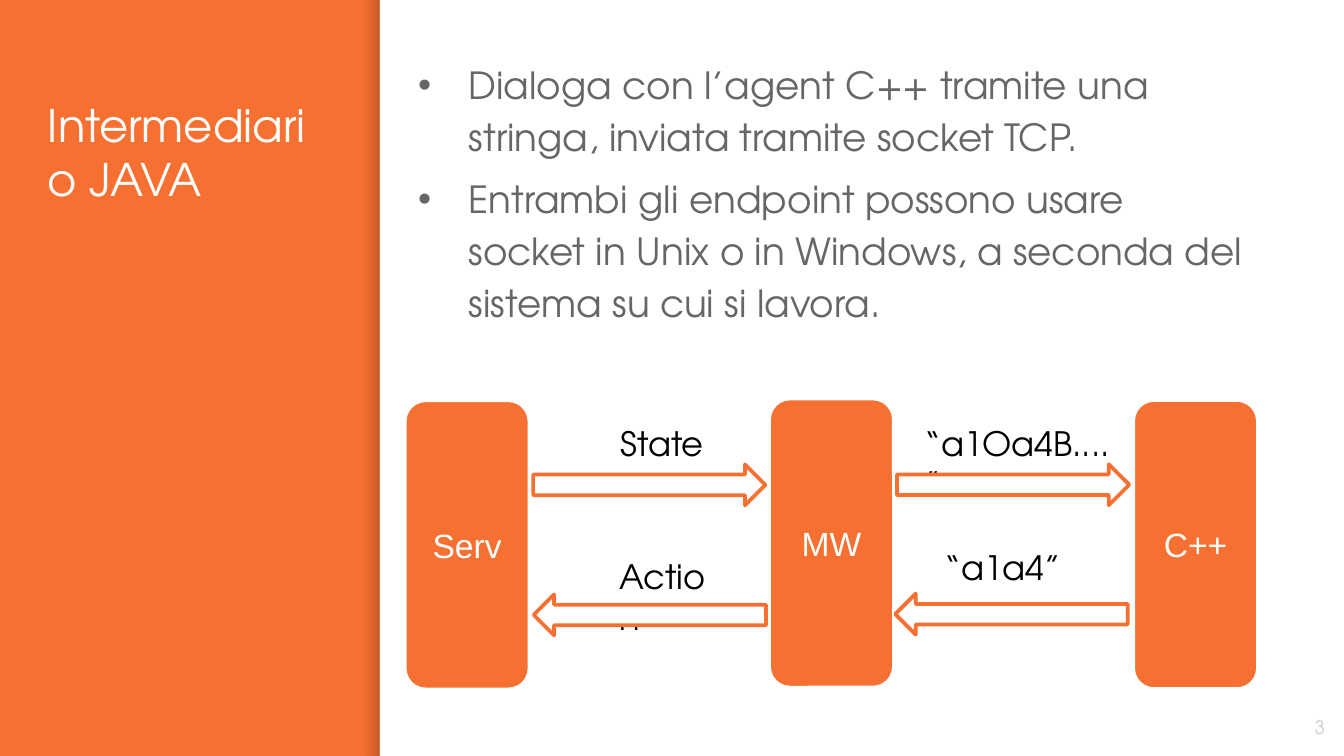
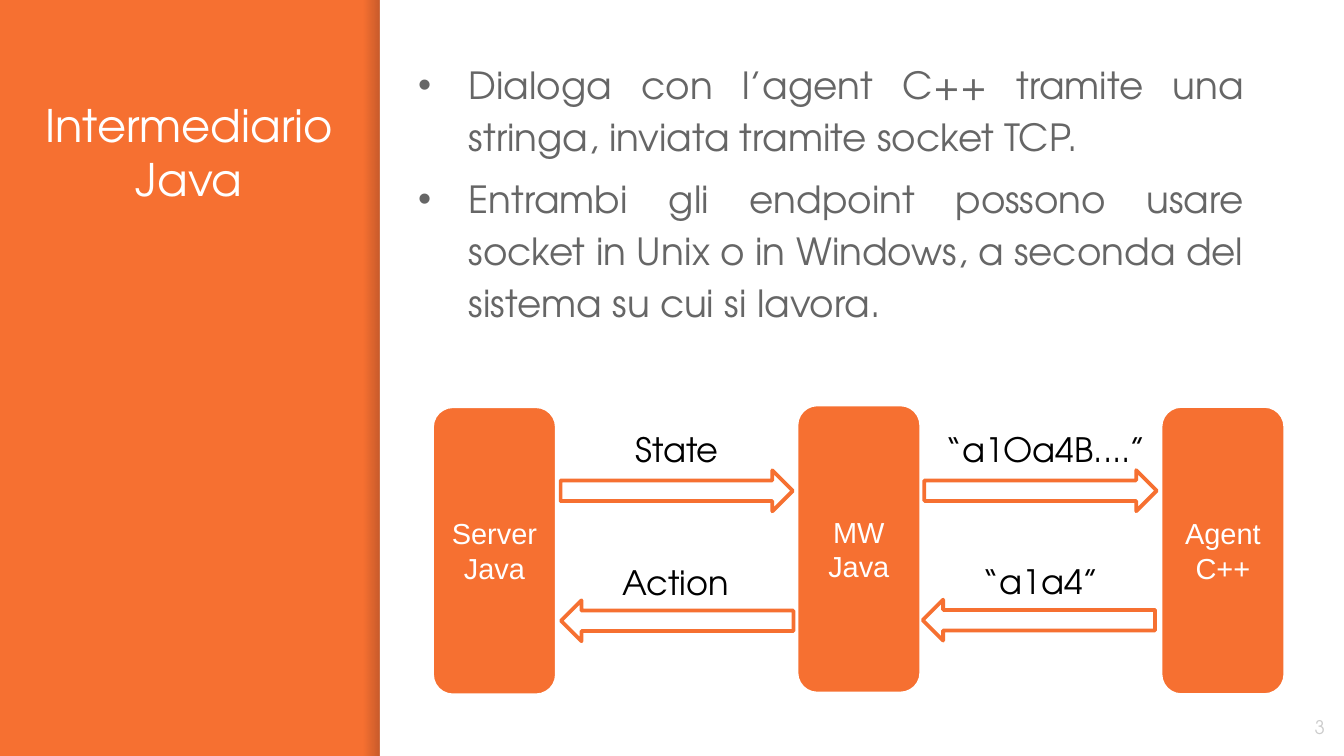
Before and after one commit to graitanto21/MillGates, a slide deck: slide 3 of Presentation/MillGates.pptx. Drawn at 1344x756 pixels with LibreOffice and Linux fonts; fonts in the diff are those of the drawing. Boxes give left, top, right and bottom in pixels: in the first picture for what was removed or moved away, otherwise in the second. Text is boxed around its words. In the diff, an @@ line names an element or a change of style, - is before the commit and + after.

```diff
--- a/Presentation/MillGates.pptx
+++ b/Presentation/MillGates.pptx
@@ text "Dialoga con l’agent C++ tramite ..." at (x1=469, y1=71, x2=1244, y2=318): alignment left to justified @@
@@ title at (x1=46, y1=109, x2=333, y2=197): text changed @@
-Intermediario JAVA
+Intermediario Java
@@ 3 right arrows, 2 rounded rectangles moved together from (x1=405, y1=401, x2=1258, y2=689) to (x1=431, y1=406, x2=1285, y2=695) @@
@@ rounded rectangle "MW" moved from (x1=769, y1=398, x2=894, y2=687) to (x1=797, y1=405, x2=922, y2=694) @@
@@ text "State" moved from (x1=620, y1=430, x2=703, y2=473) to (x1=635, y1=436, x2=718, y2=479) @@
@@ text "“a1Oa4B....”" moved from (x1=924, y1=430, x2=1110, y2=473) to (x1=945, y1=436, x2=1145, y2=479) @@
@@ right arrow moved from (x1=896, y1=464, x2=1129, y2=505) to (x1=925, y1=470, x2=1157, y2=512) @@
@@ text in rounded rectangle at (x1=452, y1=524, x2=537, y2=580): text changed; size 18 to 15.5 pt @@
-Serv
+Server
+Java
@@ text in rounded rectangle at (x1=833, y1=523, x2=884, y2=543): size 18 to 15.5 pt in "MW" @@
@@ text in rounded rectangle at (x1=1185, y1=524, x2=1261, y2=550): paragraph added @@
+Agent
@@ text "Action" moved from (x1=606, y1=550, x2=731, y2=603) to (x1=623, y1=570, x2=730, y2=612) @@
@@ text in rounded rectangle at (x1=828, y1=557, x2=889, y2=578): paragraph added @@
+Java
@@ alignment left to centre in 4 elements at (x1=945, y1=436, x2=1145, y2=479), (x1=635, y1=436, x2=718, y2=479), (x1=623, y1=570, x2=730, y2=612), (x1=983, y1=569, x2=1099, y2=611) @@
@@ text "“a1a4”" moved from (x1=944, y1=555, x2=1060, y2=581) to (x1=983, y1=569, x2=1099, y2=611) @@
@@ text in rounded rectangle at (x1=1196, y1=559, x2=1251, y2=580): size 18 to 15.5 pt in "C++" @@
```
Also in this commit, not shown: 9 other slides changed, 1 slide added.
